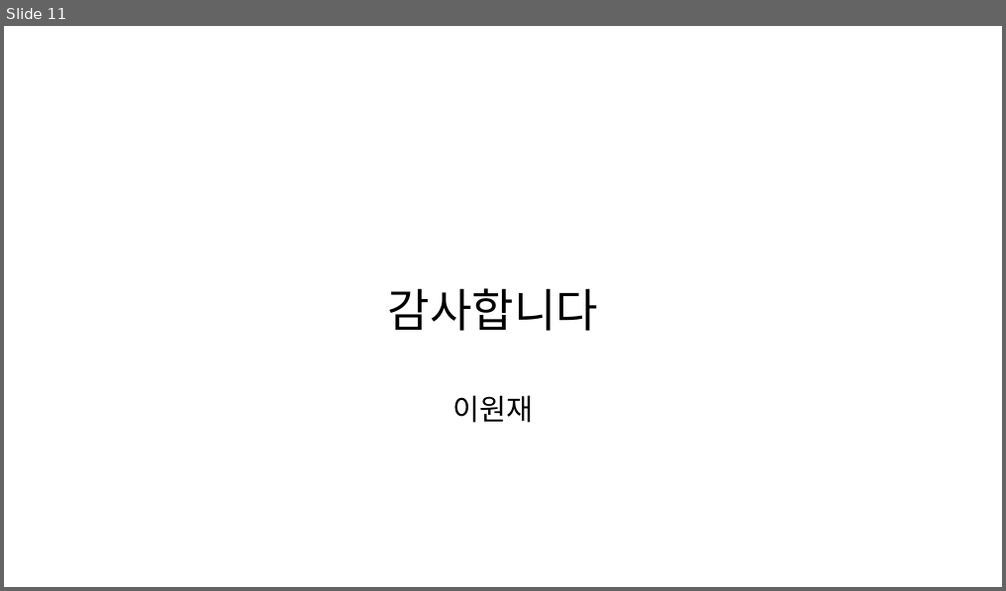
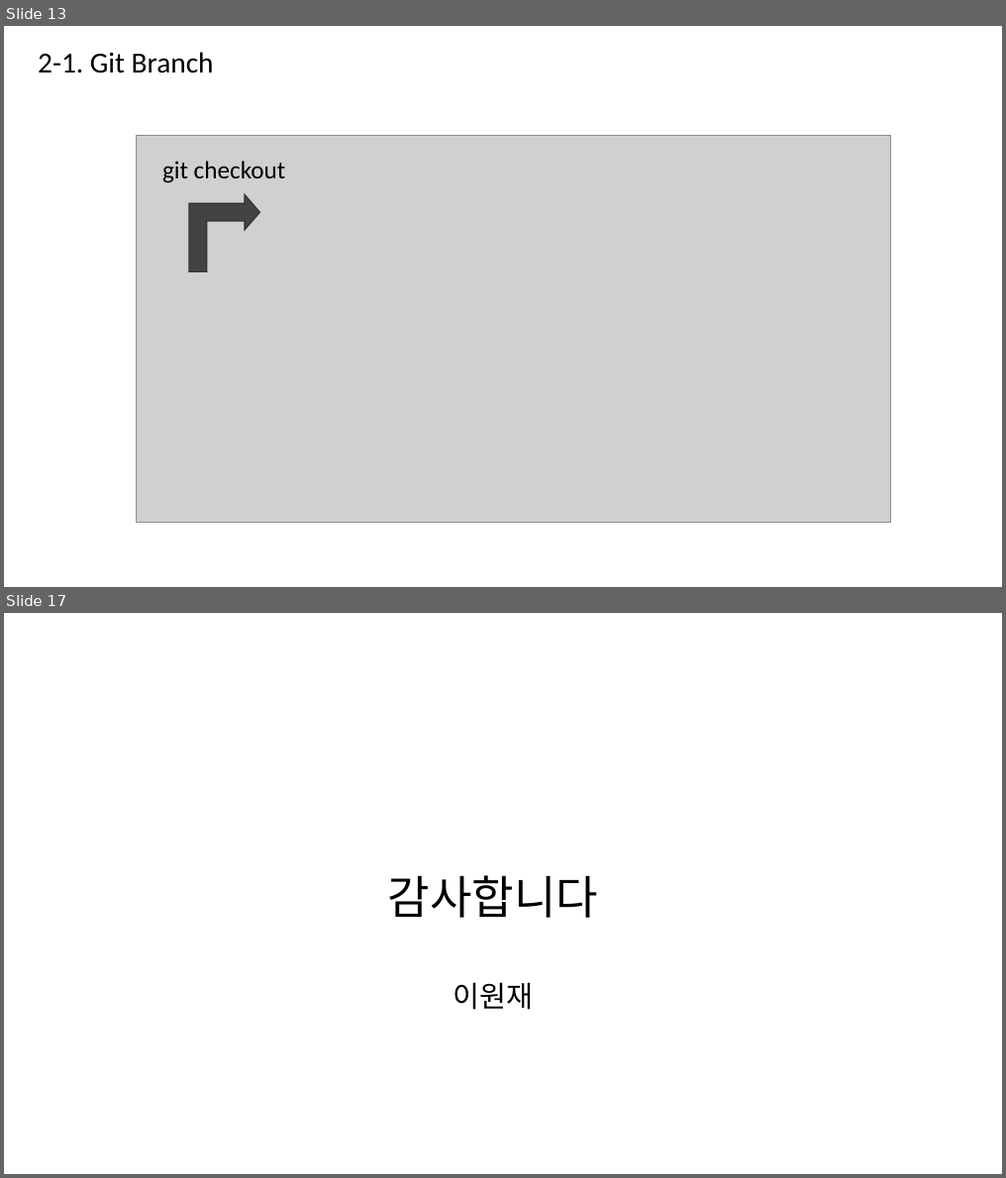
Before and after one commit to wonjaeL/how-to-use-git, a slide deck: ppt.pptx. Shown one above the other, each under a label of ours: slide 11 before the commit, slides 13 and 17 after it; the slides between them are not shown. The pictures are 1006x591 and 1006x1178 pixels, drawn with LibreOffice and Linux fonts; fonts in the diff are those of the drawing; grey boxes stand for pictures. Boxes give left, top, right and bottom in pixels: in the first picture for what was removed or moved away, otherwise in the second. Text is boxed around its words. In the diff, an @@ line names an element or a change of style, - is before the commit and + after.

```diff
--- a/ppt.pptx
+++ b/ppt.pptx
@@ slide 13 added at (4,26,1002,587), background #FFFFFF @@
@@ text added at (38,52,214,74), 28 pt, text #000000 @@
+2-1. Git Branch
@@ picture added at (137,135,891,522) @@
@@ text added at (162,161,286,183), 24 pt, text #000000 @@
+git checkout
@@ bent up arrow added at (189,194,260,272), fill #444342, outline #323231 1 pt @@
@@ what was slide 11 is now slide 17 @@
```
Also in this commit, not shown: 7 slides changed, 8 other slides added, 3 slides removed.
